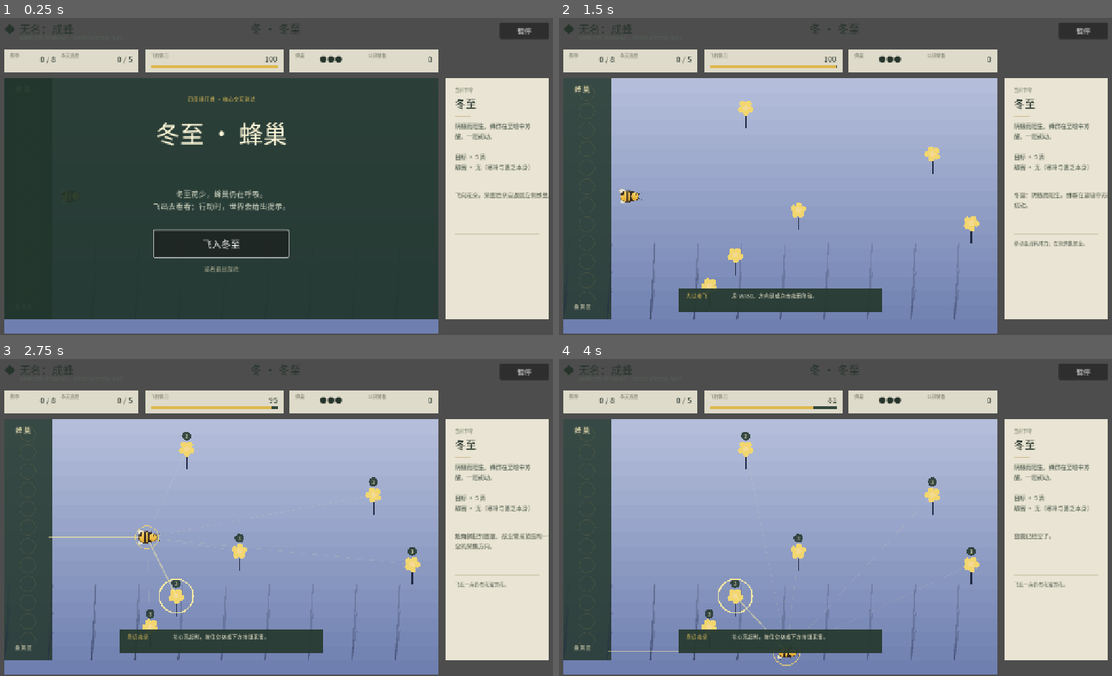
Above: before the commit, frames 1-4 (two rows, left to right).
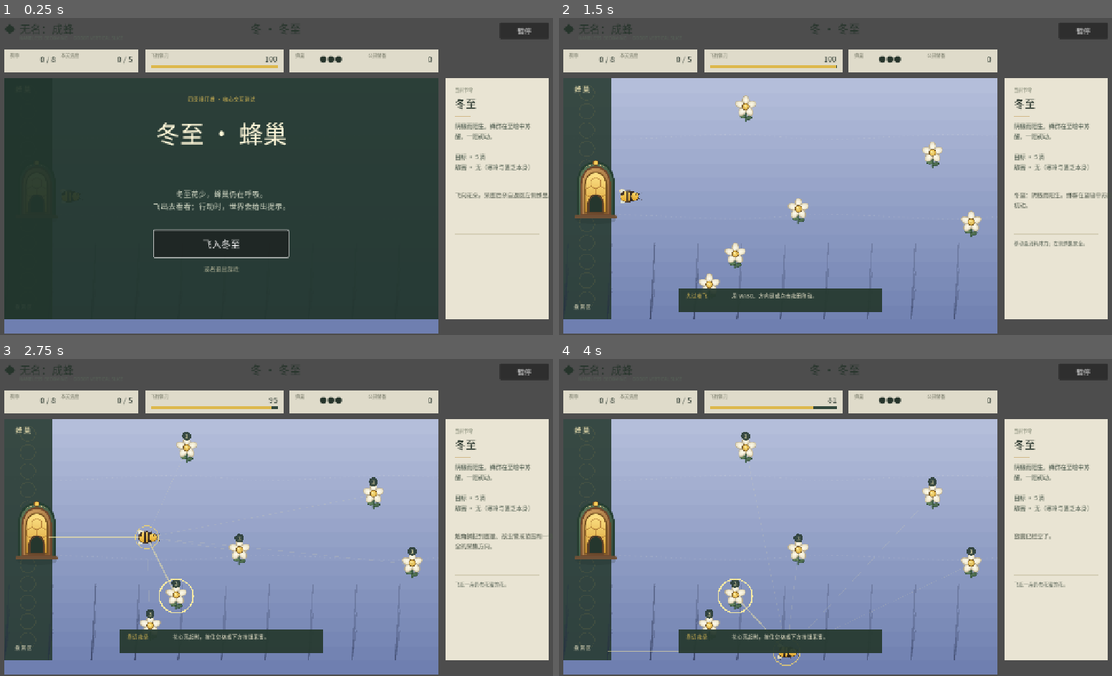
Above: after the commit, the same moments.

Repository: alanthssss/nameless-becoming
Game: Godot game, scene res://main.tscn
Same seed, same stepped clock (60 frames per second), same inputs: the game is played once before the commit and once after it.
Inputs (mouse positions are in pixels of both pictures, inside the frame that each line leads up to):
- Up to frame 1 (0.25 s): no input
- Up to frame 2 (1.5 s): click "暂停" at 0.5 s; click "飞入冬至" at 1.25 s
- Up to frame 3 (2.75 s): tap Enter (ui_accept) at 2, 2.27, 2.57 s; move the mouse to (403, 498) at 2.02 s; hold D (move_right) from 2.03 s (still down); hold Space (action) from 2.03 s (still down); click (403, 498) at 2.17 s
- Up to frame 4 (4 s): move the mouse to (719, 530) at 2.77 s; release D (move_right) at 2.78 s; release Space (action) at 2.78 s; hold S (move_down) 2.78-3.53 s; tap Space (action) at 2.85 s; tap Enter (ui_accept) at 3.02, 3.32, 3.5 s; move the mouse to (890, 444) at 3.52 s; hold D (move_right) from 3.53 s (still down); hold Space (action) from 3.53 s (still down); tap E (drink_honey) at 3.6 s

The runs differ from the first frame. In frame 2, 2.0% of the frame differs, in the area x 2-77%, y 24-86%; in frame 3, 2.0%; in frame 4, 2.0%.

Commit message:
feat: extend textile art slice into the field

Diff:
--- /dev/null
+++ b/godot/assets/art/field_textile_overlay.svg
@@ -0,0 +1,11 @@
+<svg xmlns="http://www.w3.org/2000/svg" width="970" height="538" viewBox="0 0 970 538">
+  <defs>
+    <pattern id="weave" width="48" height="48" patternUnits="userSpaceOnUse">
+      <path d="M4 10c10-4 18-4 29 0M17 31c9-3 18-2 27 2" fill="none" stroke="#ffffff" stroke-width="1.2" stroke-linecap="round" opacity=".09"/>
+      <path d="M8 43c8-4 17-5 27-2M41 3c-3 8-3 16 0 24" fill="none" stroke="#15251d" stroke-width="1" stroke-linecap="round" opacity=".08"/>
+      <circle cx="10" cy="22" r="1" fill="#ffffff" opacity=".11"/><circle cx="36" cy="38" r="1" fill="#15251d" opacity=".1"/>
+    </pattern>
+  </defs>
+  <rect width="970" height="538" fill="url(#weave)"/>
+  <path d="M0 131c160 18 320-18 485 0s325-18 485 0M0 309c160-15 320 16 485 0s325 17 485 0" fill="none" stroke="#fff8dc" stroke-width="2" stroke-dasharray="3 8" opacity=".13"/>
+</svg>
--- /dev/null
+++ b/godot/assets/art/flower_textile_common.svg
@@ -0,0 +1,19 @@
+<svg xmlns="http://www.w3.org/2000/svg" width="80" height="104" viewBox="0 0 80 104">
+  <defs>
+    <linearGradient id="leaf" x1="0" y1="0" x2="1" y2="1"><stop stop-color="#789769"/><stop offset="1" stop-color="#405f48"/></linearGradient>
+    <radialGradient id="petal"><stop stop-color="#fffdf0"/><stop offset=".72" stop-color="#eee7cf"/><stop offset="1" stop-color="#cfc4a6"/></radialGradient>
+    <radialGradient id="wax"><stop stop-color="#fff09b"/><stop offset="1" stop-color="#daa530"/></radialGradient>
+  </defs>
+  <path d="M40 45v47" stroke="#405f48" stroke-width="6" stroke-linecap="round"/>
+  <path d="M40 72C27 62 18 66 18 75c7 7 15 8 22 2M40 80c12-10 21-7 22 1-7 7-15 8-22 3" fill="url(#leaf)" stroke="#314c3a" stroke-width="2"/>
+  <g stroke="#b7aa8c" stroke-width="2">
+    <ellipse cx="40" cy="19" rx="12" ry="18" fill="url(#petal)"/>
+    <ellipse cx="59" cy="33" rx="12" ry="18" transform="rotate(72 59 33)" fill="url(#petal)"/>
+    <ellipse cx="52" cy="56" rx="12" ry="18" transform="rotate(144 52 56)" fill="url(#petal)"/>
+    <ellipse cx="28" cy="56" rx="12" ry="18" transform="rotate(216 28 56)" fill="url(#petal)"/>
+    <ellipse cx="21" cy="33" rx="12" ry="18" transform="rotate(288 21 33)" fill="url(#petal)"/>
+  </g>
+  <circle cx="40" cy="40" r="12" fill="url(#wax)" stroke="#75592b" stroke-width="2.5"/>
+  <circle cx="36" cy="36" r="3" fill="#fff4b4" opacity=".9"/>
+  <path d="M34 39c4 3 8 3 12 0" fill="none" stroke="#a77a22" stroke-width="1.4" stroke-dasharray="2 2"/>
+</svg>
--- /dev/null
+++ b/godot/assets/art/flower_textile_high_value.svg
@@ -0,0 +1,18 @@
+<svg xmlns="http://www.w3.org/2000/svg" width="96" height="112" viewBox="0 0 96 112">
+  <defs>
+    <linearGradient id="leaf" x1="0" y1="0" x2="1" y2="1"><stop stop-color="#87a965"/><stop offset="1" stop-color="#3f6548"/></linearGradient>
+    <radialGradient id="petal"><stop stop-color="#fff8d4"/><stop offset=".65" stop-color="#f3cb64"/><stop offset="1" stop-color="#cd8d31"/></radialGradient>
+    <radialGradient id="wax"><stop stop-color="#fff8bd"/><stop offset=".55" stop-color="#f0b934"/><stop offset="1" stop-color="#b76d24"/></radialGradient>
+  </defs>
+  <path d="M48 52v51" stroke="#3d6245" stroke-width="7" stroke-linecap="round"/>
+  <path d="M48 78C31 66 20 70 20 81c9 8 18 9 28 2m0 9c16-12 27-8 28 2-9 8-18 8-28 2" fill="url(#leaf)" stroke="#304e37" stroke-width="2.5"/>
+  <g fill="url(#petal)" stroke="#a86f29" stroke-width="2.5">
+    <ellipse cx="48" cy="18" rx="14" ry="21"/><ellipse cx="73" cy="35" rx="14" ry="21" transform="rotate(60 73 35)"/>
+    <ellipse cx="70" cy="63" rx="14" ry="21" transform="rotate(120 70 63)"/><ellipse cx="48" cy="70" rx="14" ry="21" transform="rotate(180 48 70)"/>
+    <ellipse cx="26" cy="63" rx="14" ry="21" transform="rotate(240 26 63)"/><ellipse cx="23" cy="35" rx="14" ry="21" transform="rotate(300 23 35)"/>
+  </g>
+  <circle cx="48" cy="45" r="16" fill="url(#wax)" stroke="#74431d" stroke-width="3"/>
+  <circle cx="43" cy="39" r="4" fill="#fff6bd"/>
+  <path d="M38 48c7 4 13 4 20 0" fill="none" stroke="#9c5f1e" stroke-width="2" stroke-dasharray="3 3"/>
+  <path d="M48 7v-5M79 23l5-3M81 66l5 3M15 66l-5 3M17 23l-5-3" stroke="#f4c74c" stroke-width="3" stroke-linecap="round"/>
+</svg>
--- /dev/null
+++ b/godot/assets/art/hive_textile_entrance.svg
@@ -0,0 +1,18 @@
+<svg xmlns="http://www.w3.org/2000/svg" width="150" height="190" viewBox="0 0 150 190">
+  <defs>
+    <linearGradient id="leather" x1="0" y1="0" x2="1" y2="1"><stop stop-color="#d7a763"/><stop offset="1" stop-color="#8a5b34"/></linearGradient>
+    <linearGradient id="wax" x1="0" y1="0" x2="0" y2="1"><stop stop-color="#ffe58a"/><stop offset="1" stop-color="#d69b2e"/></linearGradient>
+    <linearGradient id="felt" x1="0" y1="0" x2="1" y2="1"><stop stop-color="#627b59"/><stop offset="1" stop-color="#314c3d"/></linearGradient>
+  </defs>
+  <ellipse cx="76" cy="174" rx="57" ry="12" fill="#1c2c24" opacity=".2"/>
+  <path d="M24 167V73C24 35 45 12 75 12s51 23 51 61v94Z" fill="url(#felt)" stroke="#263e32" stroke-width="6"/>
+  <path d="M34 160V77c0-31 16-52 41-52s41 21 41 52v83Z" fill="url(#leather)" stroke="#6f472c" stroke-width="5"/>
+  <path d="M44 154V82c0-25 12-42 31-42s31 17 31 42v72Z" fill="url(#wax)" stroke="#795423" stroke-width="4"/>
+  <g fill="none" stroke="#a56d2d" stroke-width="2" opacity=".8">
+    <path d="m61 62 14-8 14 8v16l-14 8-14-8Zm-14 25 14-8 14 8v16l-14 8-14-8Zm28 0 14-8 14 8v16l-14 8-14-8Z"/>
+  </g>
+  <path d="M54 154v-22c0-17 9-28 21-28s21 11 21 28v22Z" fill="#25362d" stroke="#5e4128" stroke-width="5"/>
+  <path d="M47 25c15-10 42-10 57 1" fill="none" stroke="#efd094" stroke-width="2.5" stroke-dasharray="5 5"/>
+  <circle cx="75" cy="13" r="7" fill="#f6cc57" stroke="#704820" stroke-width="2"/>
+  <path d="M18 166h114" stroke="#705136" stroke-width="8" stroke-linecap="round"/>
+</svg>
--- a/godot/scripts/main.gd
+++ b/godot/scripts/main.gd
@@ -21,6 +21,10 @@
 const SEASON_LENGTH := 6
 const UPGRADE_CAP := 6
 const SeasonMechanicsScript := preload("res://scripts/mechanics/season_mechanics.gd")
+const FLOWER_COMMON_TEXTURE := preload("res://assets/art/flower_textile_common.svg")
+const FLOWER_HIGH_VALUE_TEXTURE := preload("res://assets/art/flower_textile_high_value.svg")
+const HIVE_ENTRANCE_TEXTURE := preload("res://assets/art/hive_textile_entrance.svg")
+const FIELD_TEXTILE_OVERLAY := preload("res://assets/art/field_textile_overlay.svg")
 
 var stages: Array = []
 var balance: Dictionary = {}
@@ -2258,12 +2262,18 @@
 		var ratio := float(band) / 17.0
 		var band_rect := Rect2(WORLD.position.x, WORLD.position.y + WORLD.size.y * ratio, WORLD.size.x, WORLD.size.y / 17.0 + 1)
 		draw_rect(band_rect, top.lerp(bottom, ratio * 0.68))
+	# A transparent, season-agnostic weave layer turns the gradient into fabric
+	# without painting over the interaction colors beneath it.
+	draw_texture_rect(FIELD_TEXTILE_OVERLAY, WORLD, false)
 
 	draw_rect(Rect2(WORLD.position.x, WORLD.position.y, 108, WORLD.size.y), Color("26392f", 0.88))
 	for y in range(178, 664, 42):
 		draw_circle(Vector2(86, y), 17, Color("e5bd4a", 0.08), false, 2)
 	draw_string(zh_font, Vector2(58, 176), "蜂 巢", HORIZONTAL_ALIGNMENT_LEFT, -1, 15, Color("fff1bd"))
 	draw_string(zh_font, Vector2(57, 661), "撤 离 区", HORIZONTAL_ALIGNMENT_LEFT, -1, 11, Color("d8d4b8"))
+	# The hive is the first environmental art anchor. Its doorway aligns with the
+	# safe-zone edge so the visual entrance and the actual deposit rule agree.
+	draw_texture_rect(HIVE_ENTRANCE_TEXTURE, Rect2(47, 325, 118, 150), false)
 
 	var deep := stage_color(2)
 	for i in 34:
@@ -2372,11 +2382,14 @@
 		draw_line(pos + Vector2(-18, 13), pos + Vector2(20, 13), Color("5c4433", 0.5), 3)
 		draw_string(zh_font, pos + Vector2(-15, 66), "压平", HORIZONTAL_ALIGNMENT_CENTER, 30, 11, Color("8a6a4d", 0.9))
 		return
-	draw_line(pos + Vector2(0, 16), pos + Vector2(0, 45), Color(stage_color(2), alpha), 3)
-	for petal in 5:
-		var angle := float(petal) * TAU / 5.0 + float(flower.phase)
-		draw_circle(pos + Vector2.from_angle(angle) * 11, 7, Color(petal_base, alpha))
-	draw_circle(pos, 6, Color(stage_color(3), alpha))
+	var high_value_types := ["peak_bloom", "cascade_bloom", "late_bloom", "warmth_bloom"]
+	var high_value := ftype in high_value_types or int(flower.nectar) >= 5
+	var flower_texture: Texture2D = FLOWER_HIGH_VALUE_TEXTURE if high_value else FLOWER_COMMON_TEXTURE
+	var flower_size := Vector2(58, 68) if high_value else Vector2(50, 65)
+	# Type color remains as a low-noise halo; value is communicated by silhouette,
+	# scale and the wax center rather than a label or color swap alone.
+	draw_circle(pos, 23.0 if high_value else 18.0, Color(petal_base, 0.12))
+	draw_texture_rect(flower_texture, Rect2(pos - Vector2(flower_size.x * 0.5, 28), flower_size), false, Color(1, 1, 1, alpha))
 	# 花物候学：非基线花型标注名称
 	if alive and ftype != "nectar_bloom":
 		var type_labels := {"first_bloom": "初花", "chain_bloom": "连", "peak_bloom": "盛", "fading_bloom": "残", "late_bloom": "晚蜜", "seed_bloom": "籽", "hidden_bloom": "藏", "warmth_bloom": "暖", "frozen_bloom": "冰封", "cascade_bloom": "瀑"}
--- /dev/null
+++ b/godot/tests/art_snapshot.gd
@@ -0,0 +1,35 @@
+extends SceneTree
+
+var output_path := "/tmp/nameless-art-snapshot.png"
+
+func _init() -> void:
+	for argument in OS.get_cmdline_user_args():
+		if argument.begins_with("--output="):
+			output_path = argument.trim_prefix("--output=")
+	call_deferred("capture")
+
+func capture() -> void:
+	var packed := load("res://main.tscn") as PackedScene
+	var game = packed.instantiate()
+	root.add_child(game)
+	await process_frame
+	game.persistence_enabled = false
+	game.start_game()
+	# Move away from the doorway so the player and hive silhouettes do not overlap.
+	game.bee.position = Vector2(300, 390)
+	game.bee.facing = 0.0
+	for frame in 4:
+		await process_frame
+	RenderingServer.force_draw()
+	var image := root.get_texture().get_image()
+	if image == null:
+		push_error("当前显示驱动不提供帧缓冲；请勿用 --headless 生成美术快照。")
+		quit(1)
+		return
+	var error := image.save_png(output_path)
+	if error != OK:
+		push_error("无法保存美术快照：%s" % error_string(error))
+		quit(1)
+		return
+	print("ART SNAPSHOT SAVED: %s" % output_path)
+	quit(0)
Not shown, added: godot/assets/art/field_textile_overlay.svg.import
Not shown, added: godot/assets/art/flower_textile_common.svg.import
Not shown, added: godot/assets/art/flower_textile_high_value.svg.import
Not shown, added: godot/assets/art/hive_textile_entrance.svg.import
Not shown, added: godot/assets/art/player_bee_textile.svg.import
Not shown, changed: docs/PROJECT_LOG.md
Not shown, changed: docs/design/ART_IMPLEMENTATION_STANDARD.md
Not shown, added: docs/design/screenshots/textile-art-slice-winter-v1.png
